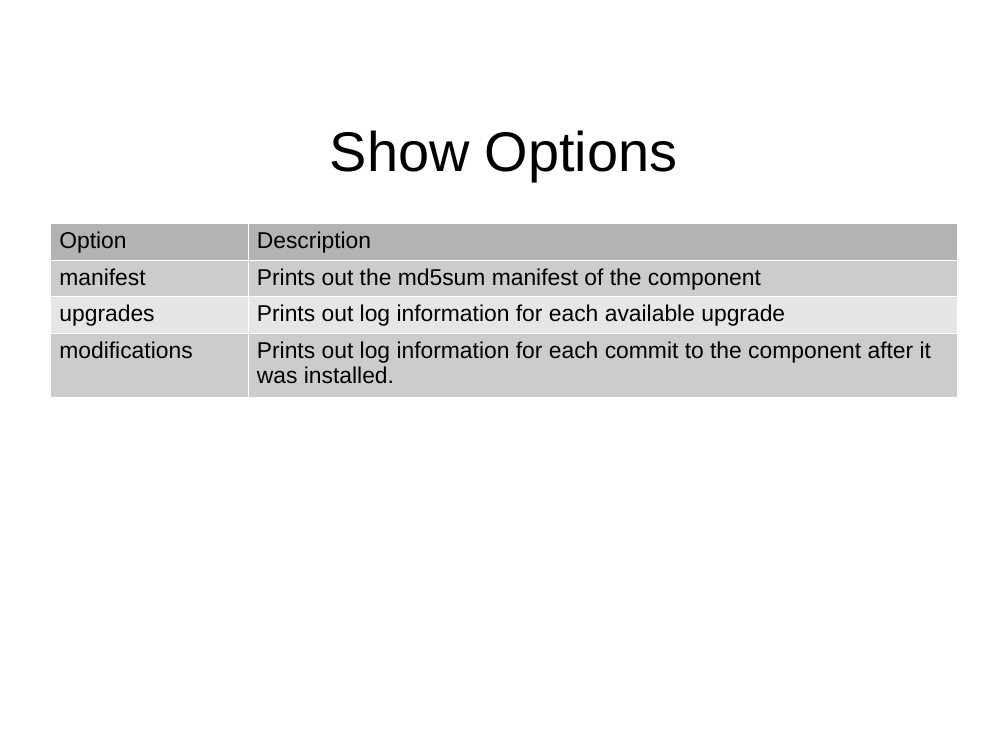
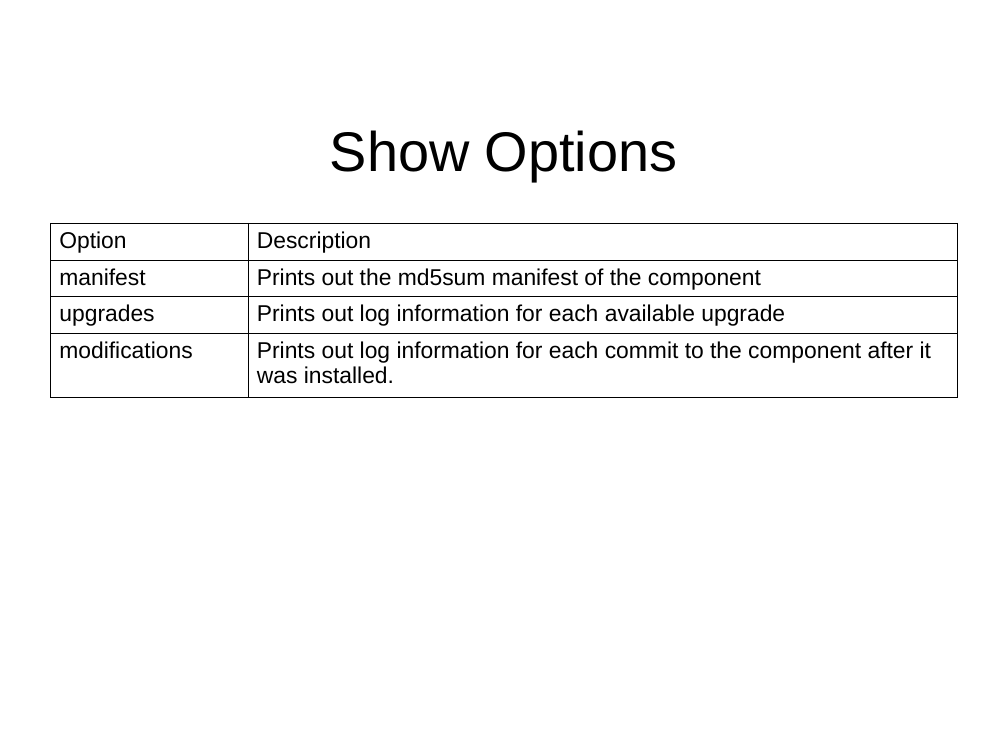
Before and after one commit to jeremiah-c-leary/hdl-component-manager, a slide deck: slide 16 of docs/presentations/hdl-component-manager.odp (slide 14 before the commit). Drawn at 1008x756 pixels with LibreOffice and Linux fonts; fonts in the diff are those of the drawing; background and template pictures are left out. Boxes give left, top, right and bottom in pixels: in the first picture for what was removed or moved away, otherwise in the second. Text is boxed around its words. In the diff, an @@ line names an element or a change of style, - is before the commit and + after.

```diff
--- a/docs/presentations/hdl-component-manager.odp
+++ b/docs/presentations/hdl-component-manager.odp
@@ table at (50,223,958,389) @@
@@ fill #B3B3B3 to none in row 1 @@
@@ fill #CCCCCC to none in 4 cells @@
@@ fill #E6E6E6 to none in row 3 @@
@@ borders changed @@
```
Also in this commit, not shown: 8 other slides changed, 3 slides added, 1 slide removed.
